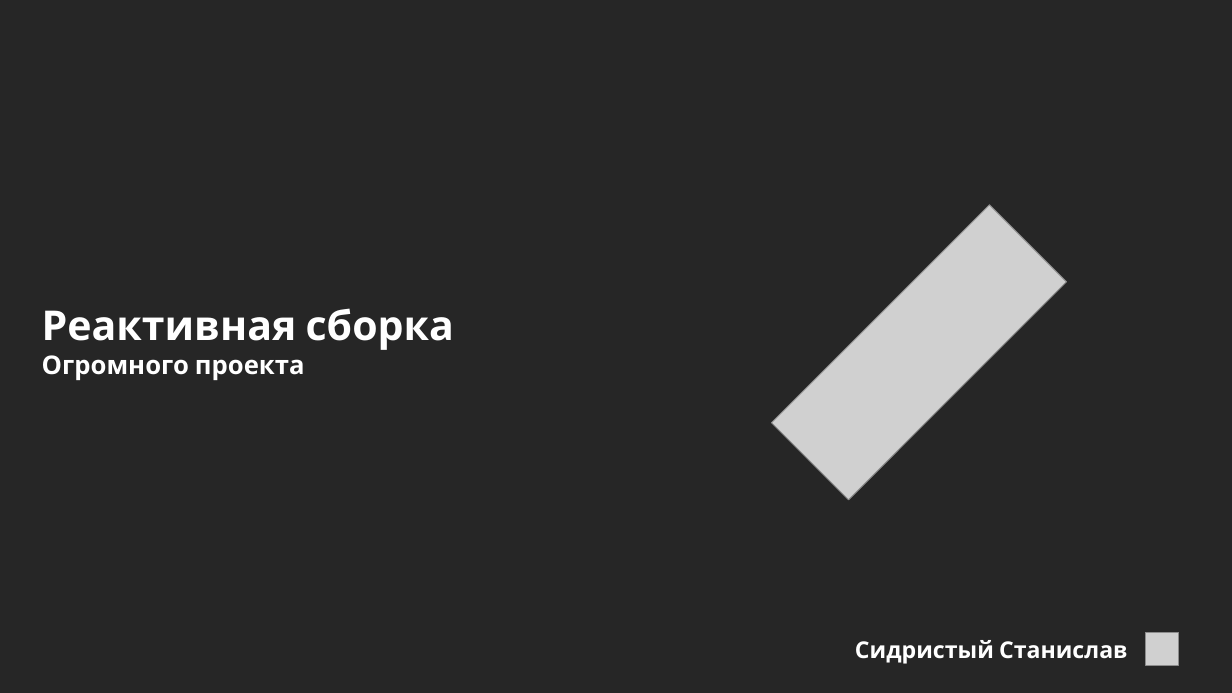
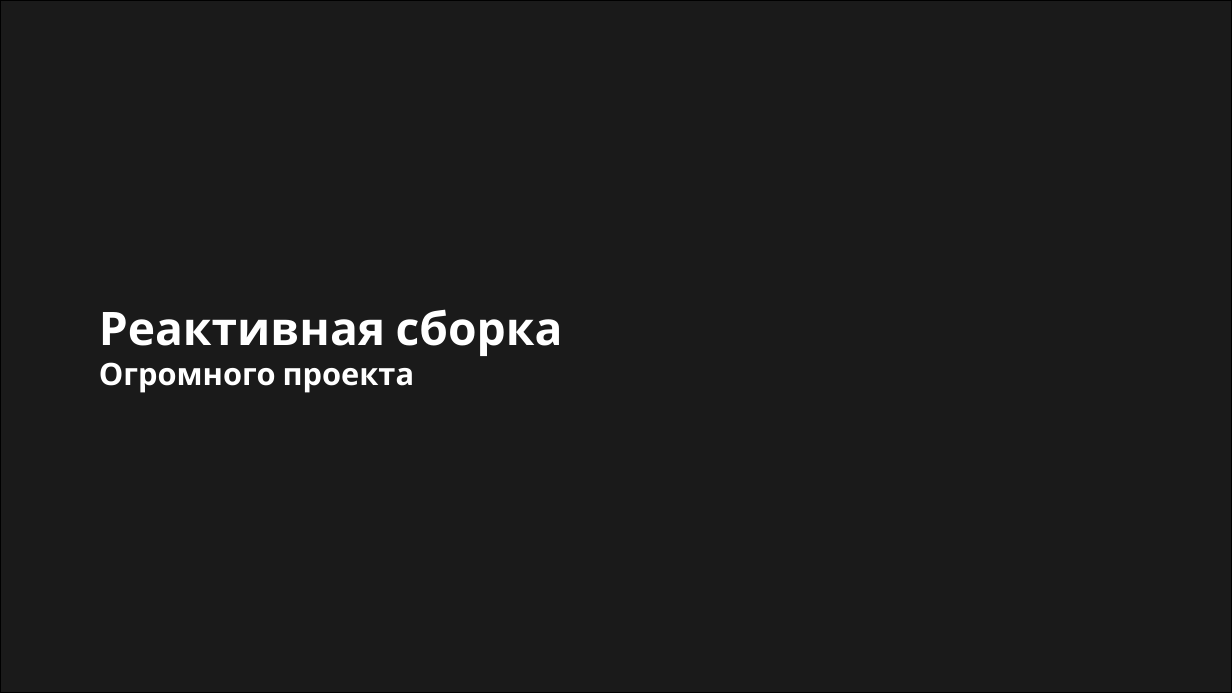
Before and after one commit to sidristij/presentations, a slide deck: slide 1 of 2023-dotnext-msk/02-dotnext-reactive-build.pptx. Drawn at 1232x693 pixels with LibreOffice and Linux fonts; fonts in the diff are those of the drawing; grey boxes stand for pictures; background and template pictures are left out. Boxes give left, top, right and bottom in pixels: in the first picture for what was removed or moved away, otherwise in the second. Text is boxed around its words. In the diff, an @@ line names an element or a change of style, - is before the commit and + after.

```diff
--- a/2023-dotnext-msk/02-dotnext-reactive-build.pptx
+++ b/2023-dotnext-msk/02-dotnext-reactive-build.pptx
@@ rectangle at [0,0,1232,693]: fill #262626 to #1A1A1A; outline none to #000000 1 pt @@
@@ rectangle added at [1228,0,1232,693], fill #548235 @@
@@ picture removed at [772,204,1067,500] @@
@@ text "Реактивная сборка": place and size @@
-text "Реактивная сборка" at [42,308,454,380]
+text "Реактивная сборка" at [99,309,563,393]
@@ text "Реактивная сборка" at [99,309,563,393]: size 32 to 36 pt in "Реактивная сборка"; size 20 to 24 pt in "Огромного проекта" @@
@@ text removed at [855,640,1128,664] @@
-Сидристый Станислав
@@ picture removed at [1145,632,1178,665] @@
```
Also in this commit, not shown: 26 other slides changed, 2 slides added, 4 slides removed.
